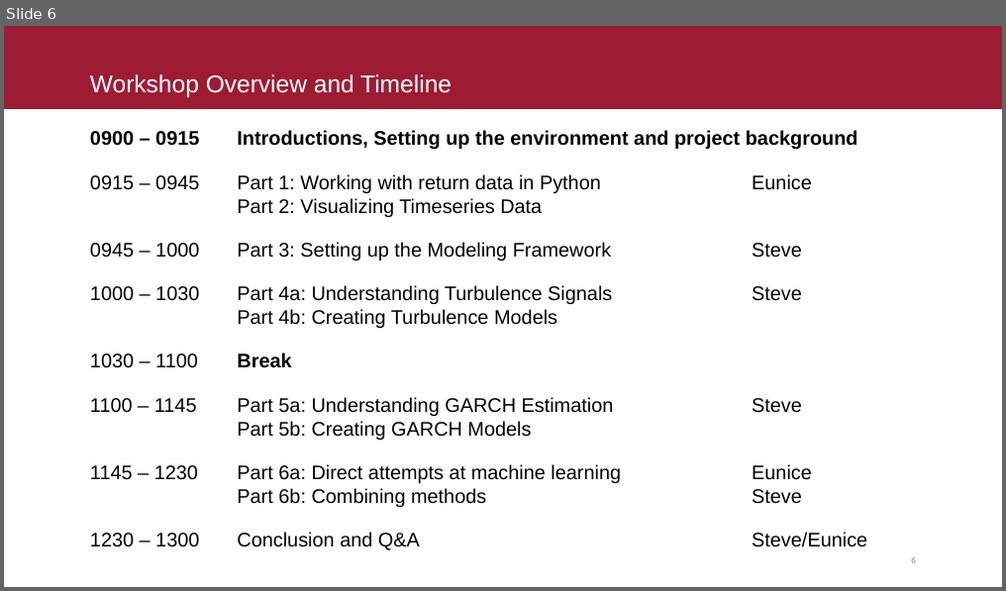
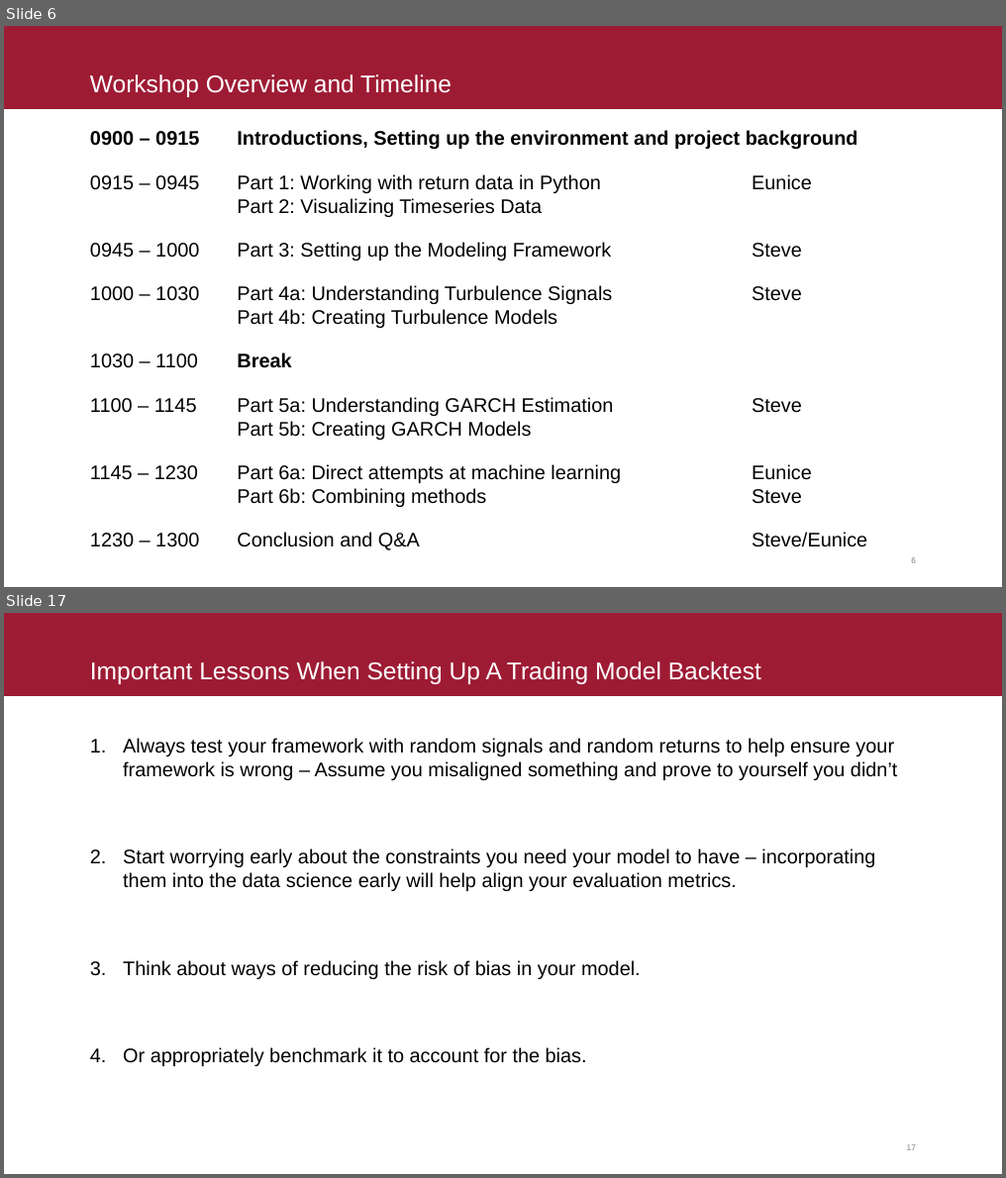
Before and after one commit to fintechsteve/modeling-volatility, a slide deck: Presentation/ODSC Modeling Volatility - Lawrence Hameyie-Sanon.pptx. Shown one above the other, each under a label of ours: slide 6 before the commit, slides 6 and 17 after it; the slides between them are not shown. The pictures are 1006x591 and 1006x1178 pixels, drawn with LibreOffice and Linux fonts; fonts in the diff are those of the drawing. Boxes give left, top, right and bottom in pixels: in the first picture for what was removed or moved away, otherwise in the second. Text is boxed around its words. In the diff, an @@ line names an element or a change of style, - is before the commit and + after.

```diff
--- a/Presentation/ODSC Modeling Volatility - Lawrence Hameyie-Sanon.pptx
+++ b/Presentation/ODSC Modeling Volatility - Lawrence Hameyie-Sanon.pptx
@@ slide 17 added at box(4, 613, 1002, 1174), background #FFFFFF; not listed: 2 template elements that a slide beside it also shows @@
@@ title added at box(90, 662, 761, 684), 26.5 pt, text #FFFFFF @@
+Important Lessons When Setting Up A Trading Model Backtest
@@ text added at box(123, 738, 897, 1066), 21.5 pt, text #000000 @@
+1. Always test your framework with random signals and random returns to help ensure your framework is wrong – Assume you misaligned something and prove to yourself you didn’t
+2. Start worrying early about the constraints you need your model to have – incorporating them into the data science early will help align your evaluation metrics.
+3. Think about ways of reducing the risk of bias in your model.
+4. Or appropriately benchmark it to account for the bias.
```
Also in this commit, not shown: 18 other slides added.
